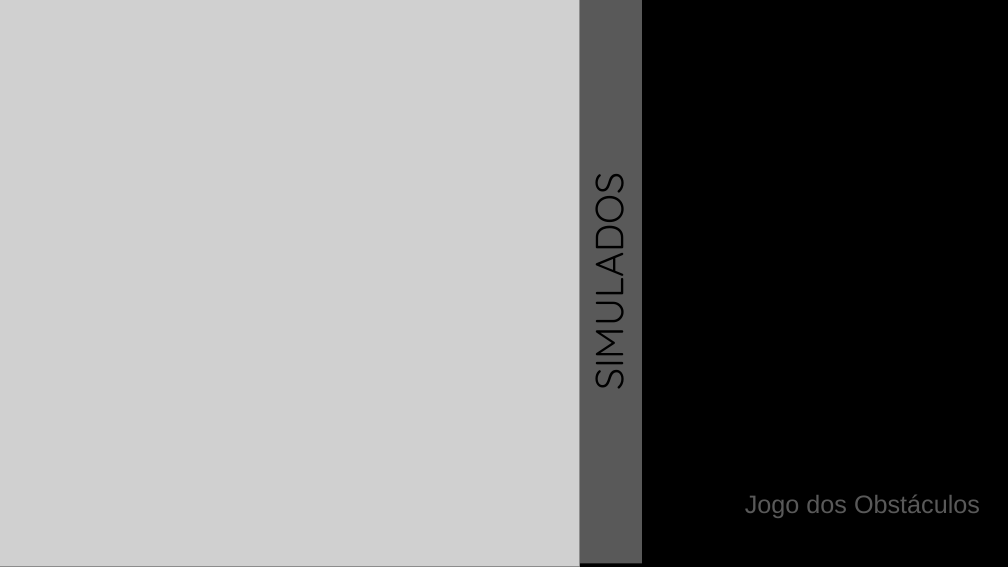
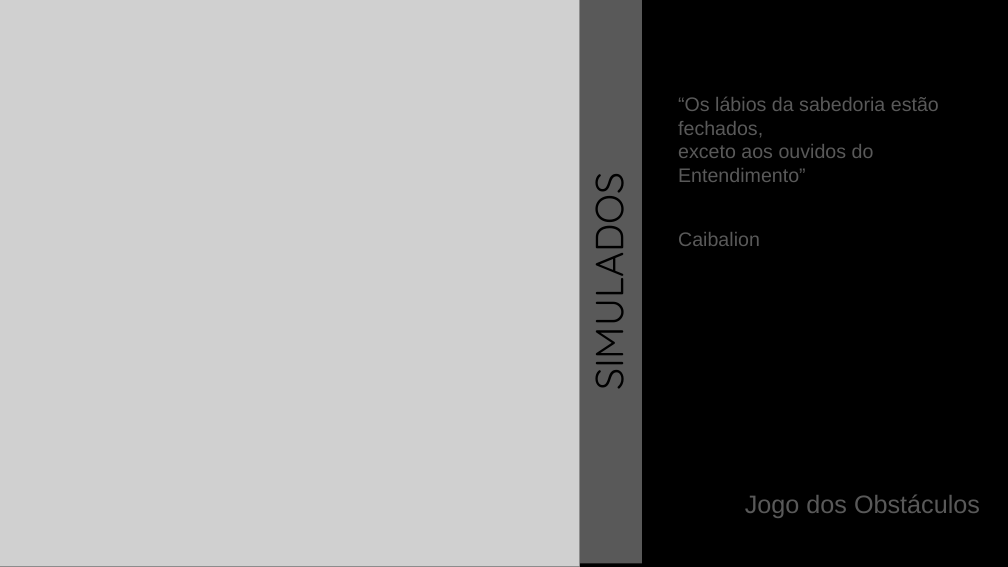
Before and after one commit to GilbertoAnderson/Codevita-, a slide deck: slide 1 of 202311_Codevita/07_obstaculos/07 Jogo dos obstaculos.pptx. Drawn at 1008x567 pixels with LibreOffice and Linux fonts; fonts in the diff are those of the drawing; grey boxes stand for pictures. Boxes give left, top, right and bottom in pixels: in the first picture for what was removed or moved away, otherwise in the second. Text is boxed around its words. In the diff, an @@ line names an element or a change of style, - is before the commit and + after.

```diff
--- a/202311_Codevita/07_obstaculos/07 Jogo dos obstaculos.pptx
+++ b/202311_Codevita/07_obstaculos/07 Jogo dos obstaculos.pptx
@@ text added at (678, 97, 939, 246), 14 pt, text #595959 @@
+“Os lábios da sabedoria estão fechados,
+exceto aos ouvidos do Entendimento”
+Caibalion
```
Also in this commit, not shown: 2 other files.
